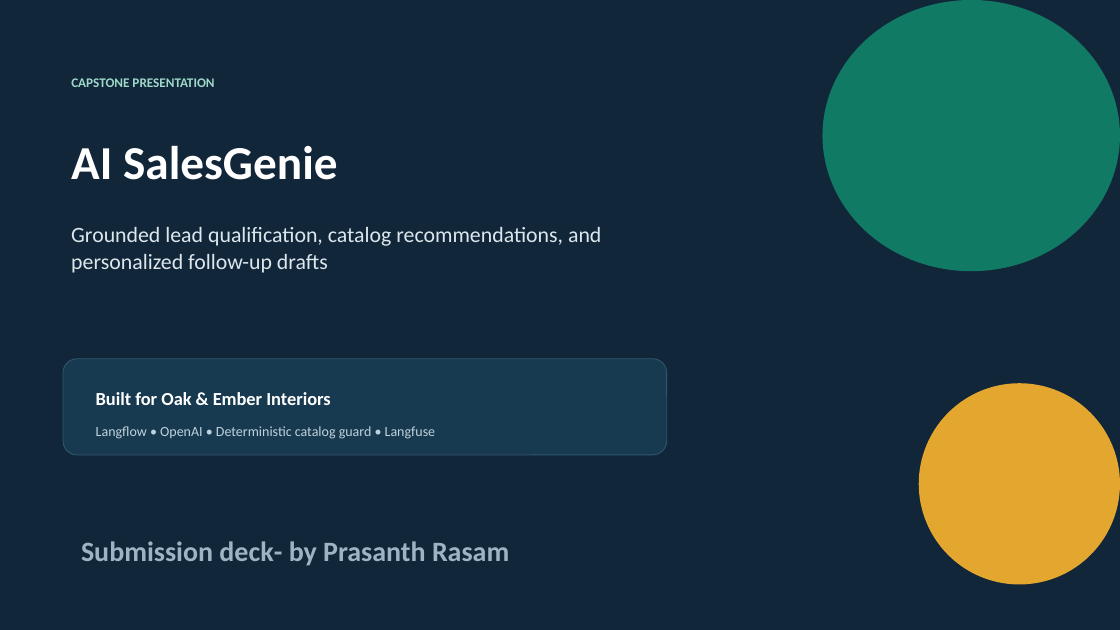
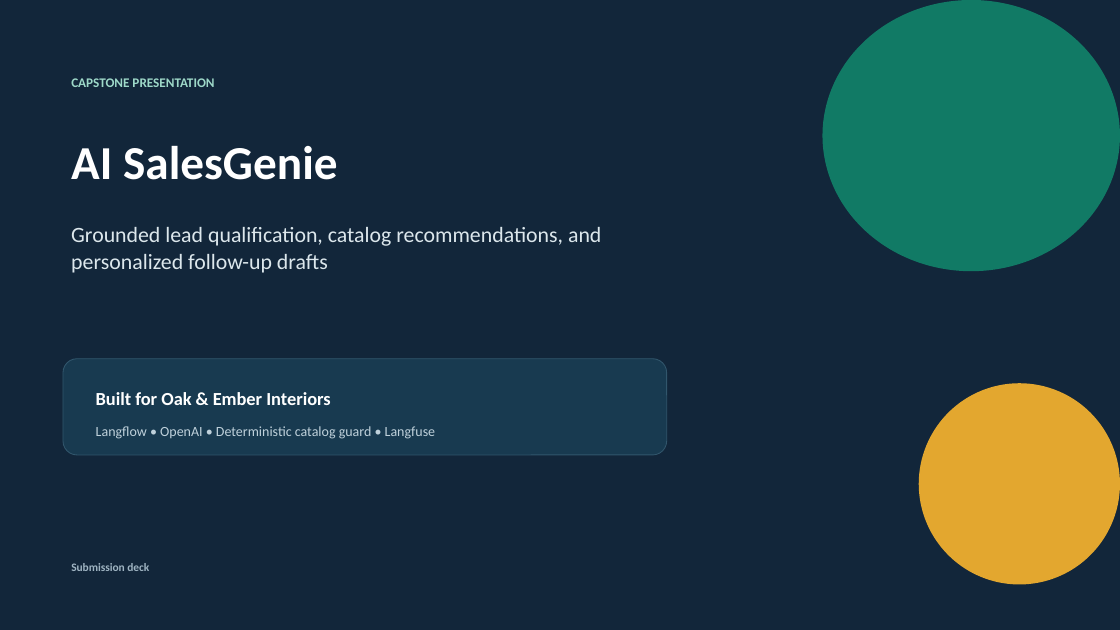
Before and after one commit to prasanthrasam/AI_SalesGenie, a slide deck: slide 1 of slides/AI_SalesGenie_Capstone_Presentation.pptx. Drawn at 1120x630 pixels with LibreOffice and Linux fonts; fonts in the diff are those of the drawing. Boxes give left, top, right and bottom in pixels: in the first picture for what was removed or moved away, otherwise in the second. Text is boxed around its words. In the diff, an @@ line names an element or a change of style, - is before the commit and + after.

```diff
--- a/slides/AI_SalesGenie_Capstone_Presentation.pptx
+++ b/slides/AI_SalesGenie_Capstone_Presentation.pptx
@@ text at <box>71,563,149,571</box>: text changed; size 24 to 9.8 pt @@
-Submission deck- by Prasanth Rasam
+Submission deck
```
Also in this commit, not shown: 1 other slide changed, 1 other file.
